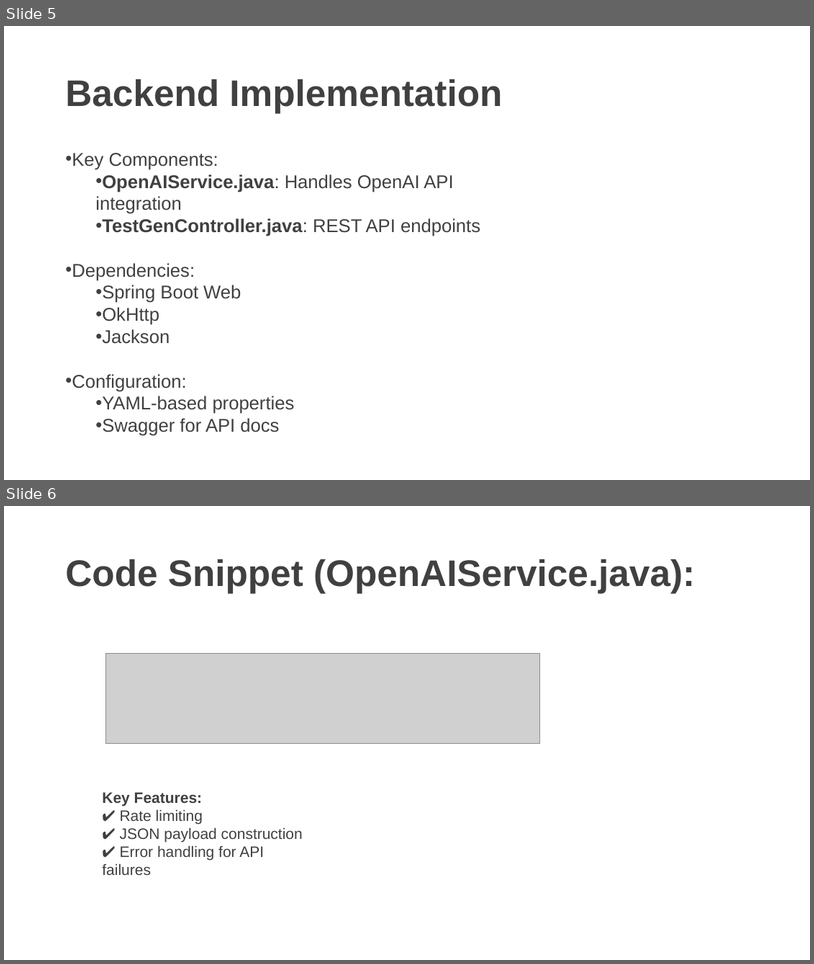
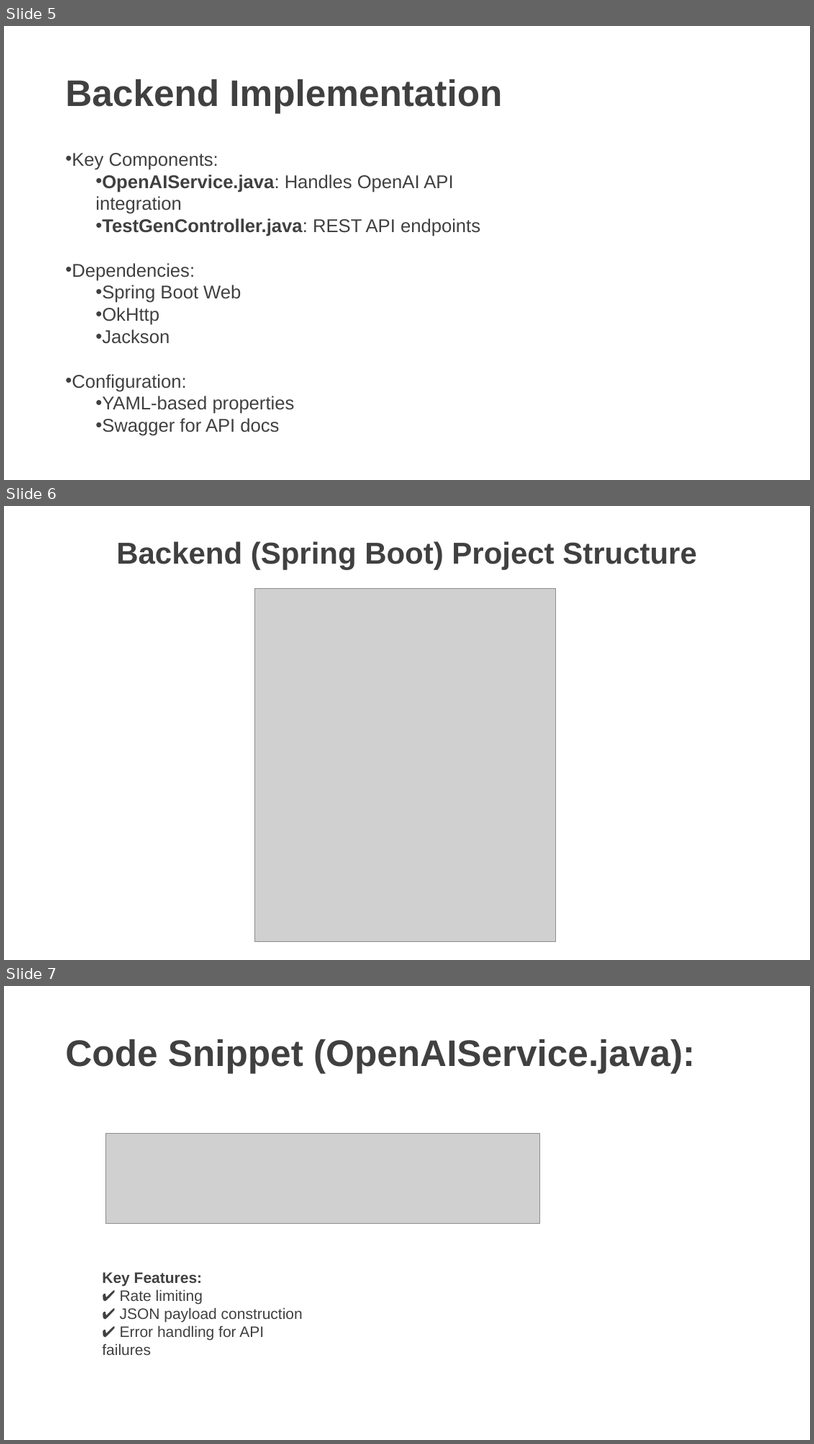
Before and after one commit to ewfx/catfe-rockers, a slide deck: Context Aware Test Case Generator.pptx. Shown one above the other, each under a label of ours: slides 5 and 6 before the commit, slides 5, 6 and 7 after it. The pictures are 814x964 and 814x1444 pixels, drawn with LibreOffice and Linux fonts; fonts in the diff are those of the drawing; grey boxes stand for pictures. Boxes give left, top, right and bottom in pixels: in the first picture for what was removed or moved away, otherwise in the second. Text is boxed around its words. In the diff, an @@ line names an element or a change of style, - is before the commit and + after.

Commit message:
Updated PPT
Updated PPT

```diff
--- a/Context Aware Test Case Generator.pptx
+++ b/Context Aware Test Case Generator.pptx
@@ slide 6 added at <box>4,506,810,960</box>, background #FFFFFF @@
@@ title added at <box>116,541,697,570</box>, 36 pt, text #404040, bold @@
+Backend (Spring Boot) Project Structure
@@ picture added at <box>255,588,556,941</box> @@
@@ what was slide 6 is now slide 7 @@
```
Also in this commit, not shown: 1 other slide added.
